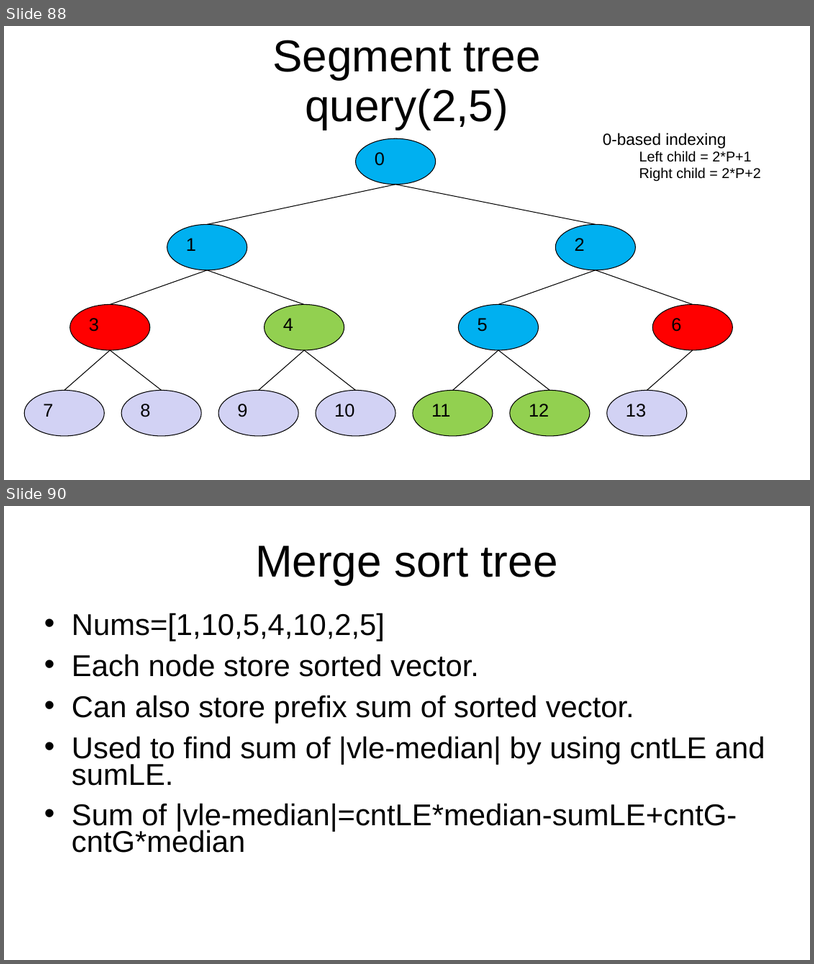
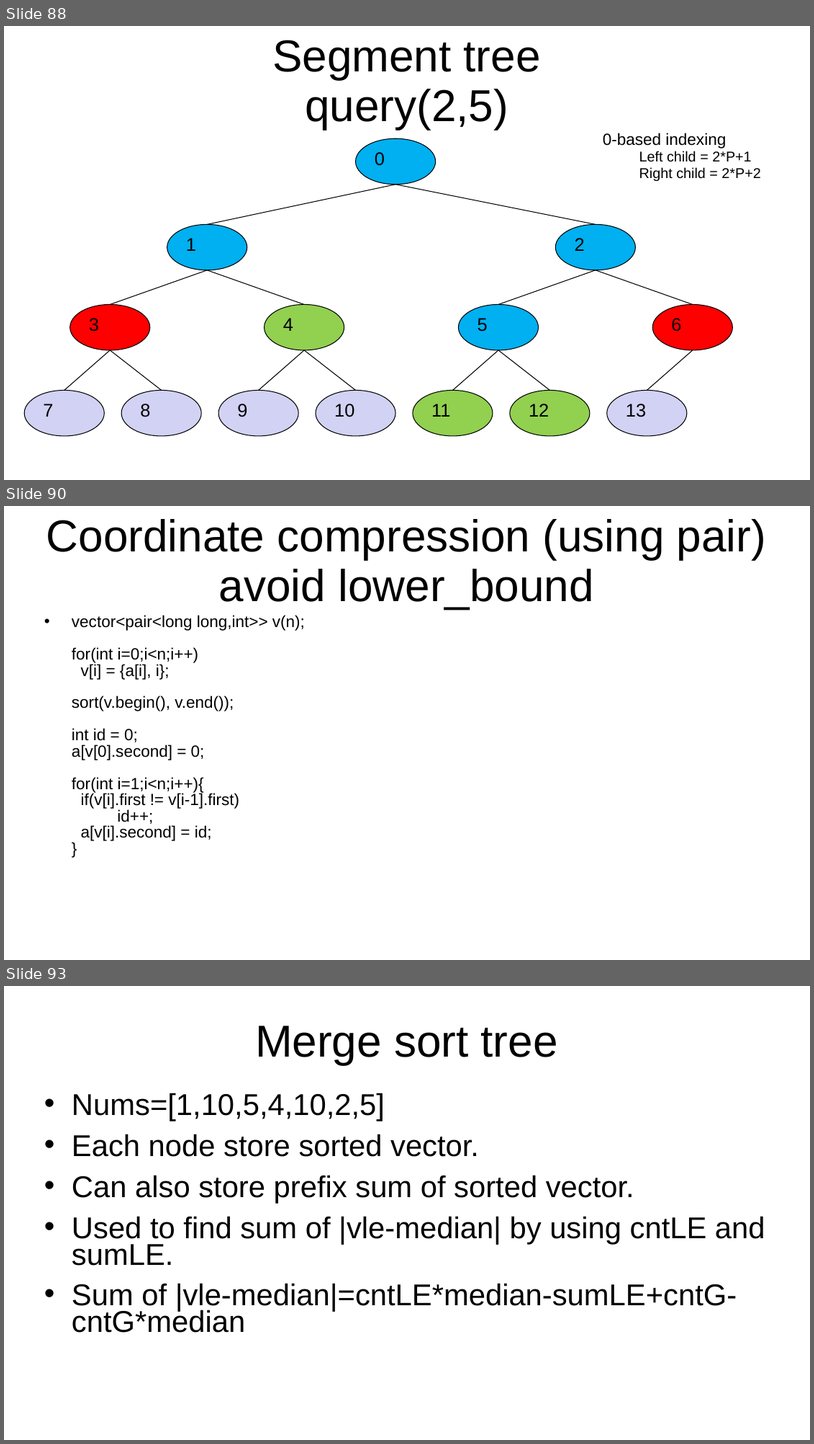
Before and after one commit to kindaichinisan/CompetitiveProgramming, a slide deck: MyCode/competitive_programming.ppt. Shown one above the other, each under a label of ours: slides 88 and 90 before the commit, slides 88, 90 and 93 after it; the slides between them are not shown. The pictures are 814x964 and 814x1444 pixels, drawn with LibreOffice and Linux fonts; fonts in the diff are those of the drawing. Boxes give left, top, right and bottom in pixels: in the first picture for what was removed or moved away, otherwise in the second. Text is boxed around its words. In the diff, an @@ line names an element or a change of style, - is before the commit and + after.

```diff
--- a/MyCode/competitive_programming.ppt
+++ b/MyCode/competitive_programming.ppt
@@ slide 90 added at <box>4,506,810,960</box>, background #FFFFFF @@
@@ title added at <box>46,519,766,610</box>, 44 pt, text #000000 @@
+Coordinate compression (using pair)
+avoid lower_bound
@@ text added at <box>72,615,305,841</box>, 16 pt, text #000000 @@
+• vector<pair<long long,int>> v(n);
+  for(int i=0;i<n;i++)
+  v[i] = {a[i], i};
+  sort(v.begin(), v.end());
+  int id = 0;
+  a[v[0].second] = 0;
+  for(int i=1;i<n;i++){
+  if(v[i].first != v[i-1].first)
+  id++;
+  a[v[i].second] = id;
+  }
@@ what was slide 90 is now slide 93 @@
```
Also in this commit, not shown: 4 slides changed, 25 other slides added, 9 other files.
